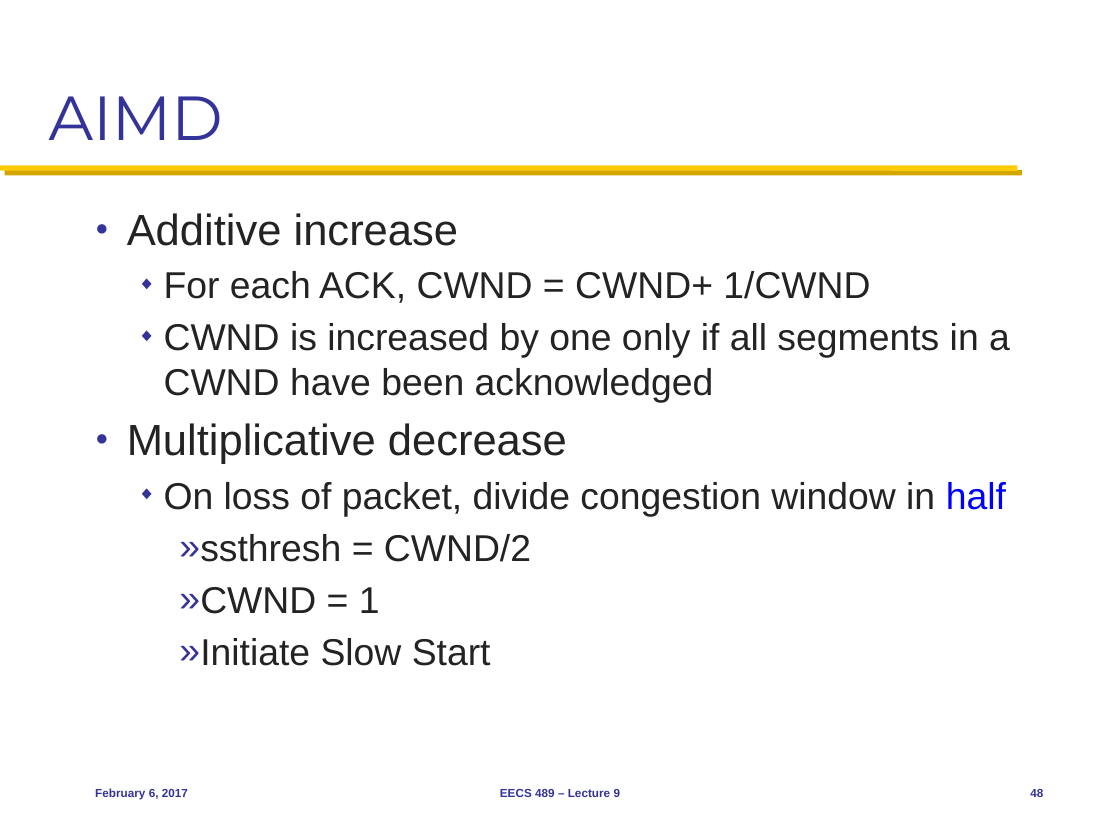
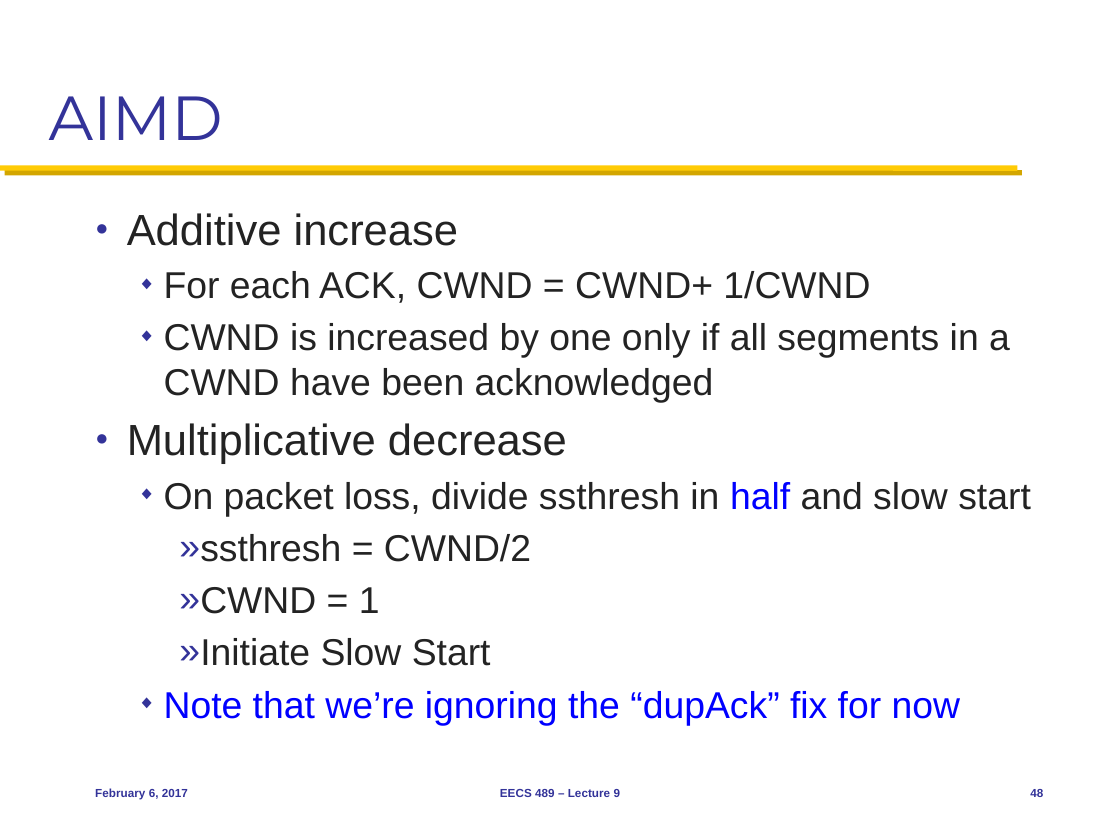
Before and after one commit to mosharaf/eecs489, a slide deck: slide 48 of Slides/020617.pptx. Drawn at 1120x840 pixels with LibreOffice and Linux fonts; fonts in the diff are those of the drawing. Boxes give left, top, right and bottom in pixels: in the first picture for what was removed or moved away, otherwise in the second. Text is boxed around its words. In the diff, an @@ line names an element or a change of style, - is before the commit and + after.

Commit message:
Slide 48 of Lecture 9 updated.

```diff
--- a/Slides/020617.pptx
+++ b/Slides/020617.pptx
@@ text at bbox=[164, 482, 1031, 516]: text changed @@
-  ◆ On loss of packet, divide congestion window in half
+  ◆ On packet loss, divide ssthresh in half and slow start
@@ text at bbox=[164, 691, 960, 725]: paragraph added @@
+  ◆ Note that we’re ignoring the “dupAck” fix for now
```
